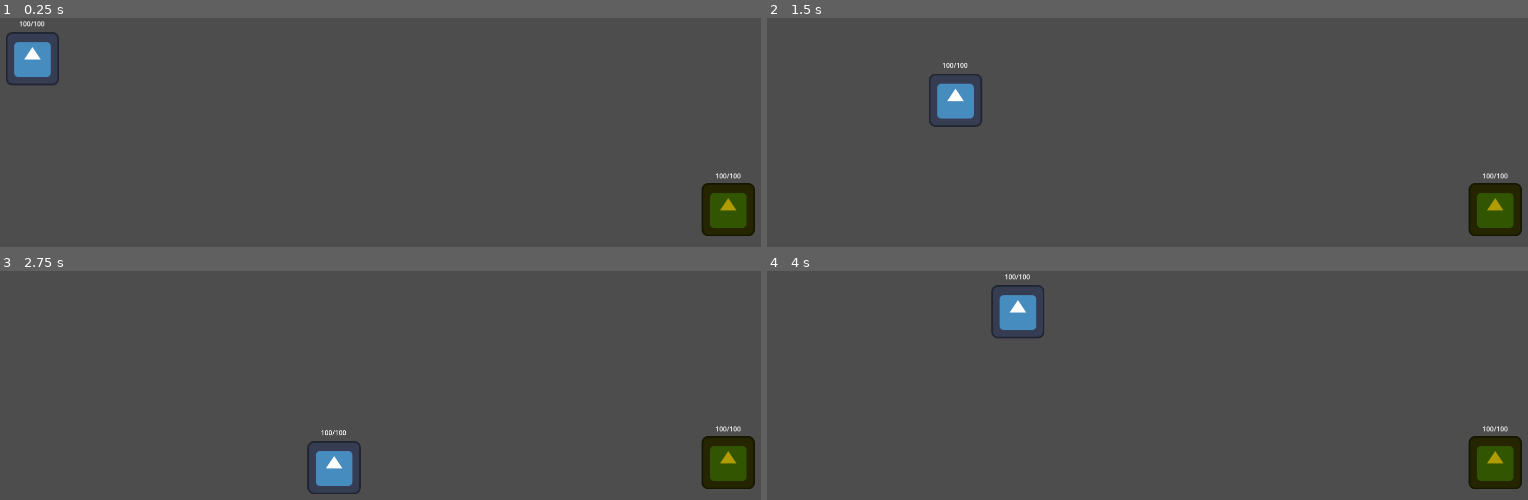
Above: before the commit, frames 1-4 (two rows, left to right).
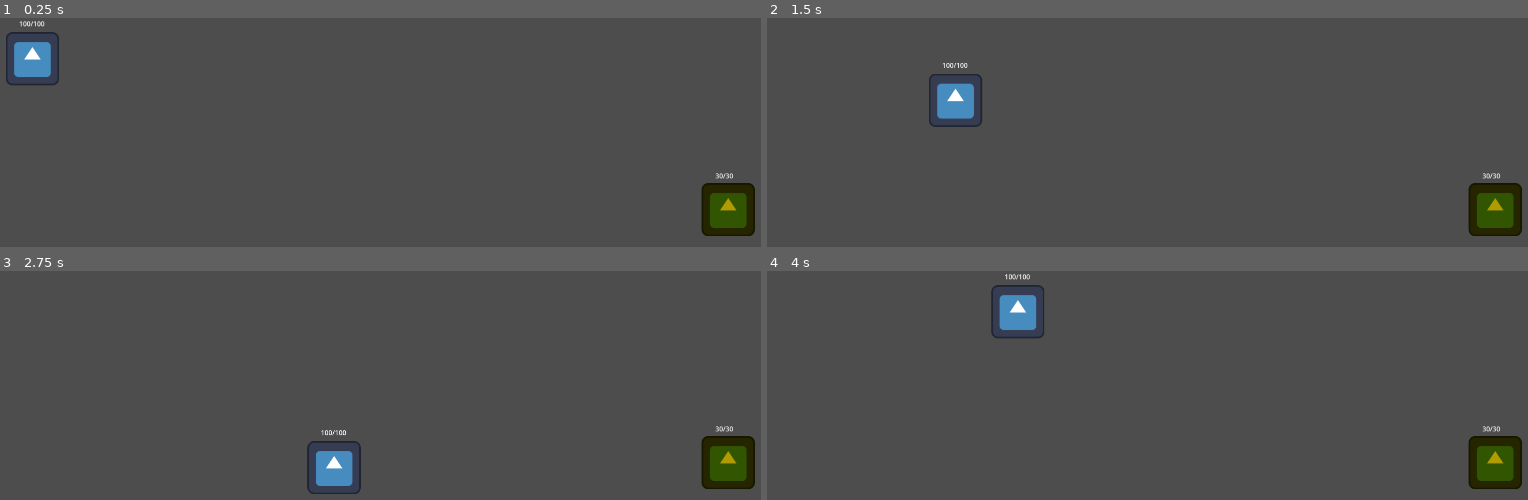
Above: after the commit, the same moments.

Repository: HunterGooD/-godot_game_components
Game: Godot game, scene res://src/scenes/main.tscn
Same seed, same stepped clock (60 frames per second), same inputs: the game is played once before the commit and once after it. The engine's default icon, where the game draws it, is replaced by a stand-in: a white triangle on a blue panel in a dark square.
Inputs (mouse positions are in pixels of both pictures, inside the frame that each line leads up to):
- Up to frame 1 (0.25 s): no input
- Up to frame 2 (1.5 s): tap Enter at 0.5 s; move the mouse to (1337, 219) at 0.52 s; press the mouse at (1337, 219) at 0.53 s; hold D (move_right) 0.53-1.28 s; move the mouse to (outside the picture) at 1.27 s; release the mouse at (outside the picture) at 1.28 s; hold S (move_down) from 1.28 s (still down); click (outside the picture) at 1.35 s
- Up to frame 3 (2.75 s): move the mouse to (471, 396) at 2.02 s; release S (move_down) at 2.03 s; hold D (move_right) from 2.03 s (still down); hold Space (dash) from 2.03 s (still down); click (471, 396) at 2.3 s
- Up to frame 4 (4 s): move the mouse to (outside the picture) at 2.77 s; release D (move_right) at 2.78 s; release Space (dash) at 2.78 s; hold W (move_up) 2.78-3.53 s; click (outside the picture) at 2.85 s; move the mouse to (outside the picture) at 3.52 s; press the mouse at (outside the picture) at 3.53 s; hold A (move_left) from 3.53 s (still down)

The runs differ from the first frame. In frame 1, less than 0.1% of the frame differs, in the area x 94-98%, y 67-71%; in frame 2, less than 0.1%; in frame 3, less than 0.1%; in frame 4, less than 0.1%.

Commit message:
feature: enemy, player died events and restart game (#40)
* feature: enemy, player died events and restart game

* fix: lint fixes, added win screen

* fix: max hp player

* fix: bugfix and type actor kind added

* fix: died event have a killer node

* fix: gdformat run

Diff:
--- a/project.godot
+++ b/project.godot
@@ -14,6 +14,11 @@
 run/main_scene="uid://cbgfqwdg421av"
 config/features=PackedStringArray("4.6", "Forward Plus")
 config/icon="res://icon.svg"
+
+[autoload]
+
+GameEvents="*uid://3edfp1cjmkrr"
+GameManager="*uid://6hpiptaositi"
 
 [display]
 
--- a/src/components/action_component.gd
+++ b/src/components/action_component.gd
@@ -6,4 +6,5 @@
 
 signal attack_action
 signal attack_finished
+signal attack_cancelled
 signal attack_ready
--- a/src/components/combat_component.gd
+++ b/src/components/combat_component.gd
@@ -23,10 +23,10 @@
 		push_warning("_on_attack_action() weapon component is null for combat component")
 		return
 
-	print("attack!!!!!!!!!!!!!")
 	if not weapon_component.try_attack():
-		print("attack finished!!!!!!!!!!!!!")
-		action_component.attack_finished.emit()
+		print("attack ignored: weapon not ready")
+		action_component.attack_cancelled.emit()
+		return
 
 
 func _on_attack_finished():
--- a/src/components/enemy_ai_component.gd
+++ b/src/components/enemy_ai_component.gd
@@ -34,6 +34,7 @@
 
 	action_component.attack_finished.connect(_on_attack_finished)
 	action_component.attack_ready.connect(_on_attack_ready)
+	action_component.attack_cancelled.connect(_on_attack_cancelled)
 
 
 func get_vector() -> Vector2:
@@ -52,6 +53,12 @@
 
 
 func change_state(next_state: ActorState.BaseState) -> void:
+	print(
+		"change states ",
+		ActorState.BaseState.keys()[state],
+		ActorState.BaseState.keys()[next_state]
+	)
+
 	if state == next_state:
 		return
 
@@ -72,7 +79,12 @@
 			return
 
 	var previous_state := state
-	print("asdasdasd")
+	print(
+		"change states ",
+		ActorState.BaseState.keys()[state],
+		" -> ",
+		ActorState.BaseState.keys()[next_state]
+	)
 	_exit_state(previous_state)
 	state = next_state
 	_enter_state(next_state)
@@ -121,7 +133,16 @@
 
 
 func _on_lose_body_exited(body: Node2D) -> void:
-	print("exited", body)
+	print(
+		"exited",
+		body,
+		" TARGET ",
+		target,
+		" iis attack range ",
+		target_in_attack_range,
+		" state ",
+		ActorState.BaseState.keys()[state]
+	)
 	if body != target:
 		return
 
@@ -166,6 +187,15 @@
 		return
 
 	change_state(ActorState.BaseState.IDLE)
+
+
+func _on_attack_cancelled() -> void:
+	is_attacking = false
+
+	if target_in_attack_range:
+		change_state(ActorState.BaseState.IDLE)
+		return
+	change_state(ActorState.BaseState.RUN)
 
 
 func _on_attack_ready() -> void:
--- a/src/components/health_component.gd
+++ b/src/components/health_component.gd
@@ -2,13 +2,14 @@
 extends Node
 
 signal hp_change(hp: float, max_hp: float)
-signal dead
+signal dead(damage_payload: DamageInstance)
 
 @export var main_stats: StatsComponent
 
 var max_hp: float = 0.0
 var current_hp: float = 0.0
 var is_dead: bool = false
+var history_damage_taken: Array[DamageInstance] = []
 
 
 func _ready() -> void:
@@ -36,9 +37,11 @@
 	print("final damage ", damage)
 	hp_change.emit(current_hp, max_hp)
 
+	history_damage_taken.append(damage_payload)
+
 	if current_hp <= 0.0:
 		is_dead = true
-		dead.emit()
+		dead.emit(damage_payload)
 
 
 func _apply_armor(amount: float) -> float:
@@ -57,6 +60,8 @@
 
 func _on_stats_changed():
 	var new_max_hp: float = main_stats.get_max_health()
+	print("new max hp ", new_max_hp, " current hp ", max_hp)
 	if max_hp != new_max_hp:
+		current_hp = clampf(current_hp + (new_max_hp - max_hp), 0.0, new_max_hp)
 		max_hp = new_max_hp
-		current_hp += new_max_hp - max_hp
+		hp_change.emit(current_hp, max_hp)
--- /dev/null
+++ b/src/components/reward_component.gd
@@ -0,0 +1,21 @@
+class_name RewardComponent
+extends Node
+
+@export var main_stats: StatsComponent
+
+
+func _ready() -> void:
+	GameEvents.enemy_died.connect(_on_enemy_died_event)
+
+
+func _on_enemy_died_event(event: ActorDeathEvent) -> void:
+	if main_stats == null:
+		push_warning("main stats component in reward components is null")
+		return
+
+	if event.stats_modif == null:
+		print("event stats modifier is null")
+		return
+
+	print("stats up reward")
+	main_stats.add_modifier(event.stats_modif)
--- a/src/components/stats_component.gd
+++ b/src/components/stats_component.gd
@@ -20,6 +20,7 @@
 	if idx != -1:
 		modifiers.remove_at(idx)
 		stats_changed.emit()
+
 
 func get_stat(stat_id: StatEnums.StatType) -> float:
 	var value := _get_base_value(stat_id)
--- a/src/enemy/base/resource/base_enemy.tres
+++ b/src/enemy/base/resource/base_enemy.tres
@@ -4,6 +4,7 @@
 
 [resource]
 script = ExtResource("1_42y4p")
+max_health = 30.0
 move_speed = 250.0
 damage = 5.0
 dash_charges = 0
--- a/src/enemy/base/scenes/base_enemy.tscn
+++ b/src/enemy/base/scenes/base_enemy.tscn
@@ -67,7 +67,6 @@
 offset_top = -93.0
 offset_right = 31.0
 offset_bottom = -70.0
-text = "100/100"
 metadata/_edit_use_anchors_ = true
 
 [node name="Components" type="Node" parent="." unique_id=346621646]
--- a/src/enemy/base/scripts/base_enemy.gd
+++ b/src/enemy/base/scripts/base_enemy.gd
@@ -15,6 +15,8 @@
 		return
 
 	healt_component.hp_change.connect(set_text)
+	healt_component.dead.connect(_on_died_signal)
+	set_text(healt_component.current_hp, healt_component.max_hp)
 
 
 func set_text(current_hp: float, max_hp: float) -> void:
@@ -23,3 +25,24 @@
 		return
 
 	label.text = str(int(current_hp), "/", int(max_hp))
+
+
+func _on_died_signal(damage_payload: DamageInstance) -> void:
+	set_process(false)
+	var event: ActorDeathEvent = ActorDeathEvent.new()
+	event.actor = self
+	event.actor_kind = &"enemy"
+	event.killer = damage_payload.source
+	event.position = position
+	event.xp = 10
+	event.stats_modif = StatModifierInstance.new(
+		StatEnums.StatType.MAX_HEALTH,
+		StatEnums.Mode.FLAT,
+		10.0,
+		&"max_hp_for_kill",
+		[&"kill", &"enemy", &"flat_hp"]
+	)
+
+	print("enemy died from ", damage_payload.source)
+	GameEvents.enemy_died.emit(event)
+	queue_free()
--- /dev/null
+++ b/src/enemy/base/scripts/main.gd
@@ -0,0 +1,28 @@
+extends Node2D
+
+@export var rect: ColorRect
+@export var label: Label
+
+var win_text: StringName = &"You win"
+var failed_text: StringName = &"Game Over"
+
+
+# Called when the node enters the scene tree for the first time.
+func _ready() -> void:
+	GameEvents.player_died.connect(_on_player_death)
+	GameEvents.enemy_died.connect(_on_enemy_died)
+
+
+func _on_player_death(_event: ActorDeathEvent) -> void:
+	label.text = failed_text
+	rect.visible = true
+
+
+func _on_enemy_died(_event: ActorDeathEvent) -> void:
+	label.text = win_text
+	GameEvents.run_victory.emit()
+	rect.visible = true
+
+
+func _on_button_pressed() -> void:
+	GameManager.restart_run()
--- /dev/null
+++ b/src/entity/actor_death_event.gd
@@ -0,0 +1,11 @@
+class_name ActorDeathEvent
+extends RefCounted
+
+var actor: Node
+var killer: Node
+var position: Vector2
+var actor_kind: StringName
+var xp: int = 0
+var tags: Array[StringName] = []
+var recycle := true
+var stats_modif: StatModifierInstance
--- a/src/player/base/scenes/player.tscn
+++ b/src/player/base/scenes/player.tscn
@@ -14,6 +14,7 @@
 [ext_resource type="Script" uid="uid://c4elrlirrsy0c" path="res://src/components/action_component.gd" id="9_k80la"]
 [ext_resource type="Script" uid="uid://cg5f1alah2yup" path="res://src/components/hit_box_component.gd" id="10_qyjrk"]
 [ext_resource type="Script" uid="uid://dxouiqqvauj5" path="res://src/components/direction_component.gd" id="11_5j6mq"]
+[ext_resource type="Script" uid="uid://d3edg0nruhurm" path="res://src/components/reward_component.gd" id="12_6qwt8"]
 
 [sub_resource type="RectangleShape2D" id="RectangleShape2D_svyy7"]
 size = Vector2(115, 115)
@@ -79,6 +80,10 @@
 hurt_box = NodePath("../../HurtBoxComponent")
 action_component = NodePath("../ActionComponent")
 
+[node name="RewardComponent" type="Node" parent="Components" unique_id=359244830 node_paths=PackedStringArray("main_stats")]
+script = ExtResource("12_6qwt8")
+main_stats = NodePath("../StatsComponent")
+
 [node name="Icon" type="Sprite2D" parent="." unique_id=1651332600]
 texture = ExtResource("6_svyy7")
 
--- a/src/player/base/scripts/player.gd
+++ b/src/player/base/scripts/player.gd
@@ -10,6 +10,8 @@
 		return
 
 	healt_component.hp_change.connect(set_text)
+	set_text(healt_component.current_hp, healt_component.max_hp)
+	healt_component.dead.connect(_on_died_signal)
 
 
 func set_text(current_hp: float, max_hp: float) -> void:
@@ -22,3 +24,16 @@
 		return
 
 	label.text = str(int(current_hp), "/", int(max_hp))
+
+
+func _on_died_signal(damage_payload: DamageInstance) -> void:
+	set_process(false)
+	var event: ActorDeathEvent = ActorDeathEvent.new()
+	event.actor = self
+	event.actor_kind = &"player"
+	event.killer = damage_payload.source
+	event.position = position
+	event.xp = 10
+
+	GameEvents.player_died.emit(event)
+	queue_free()
--- a/src/scenes/main.tscn
+++ b/src/scenes/main.tscn
@@ -1,12 +1,49 @@
 [gd_scene format=3 uid="uid://cbgfqwdg421av"]
 
+[ext_resource type="Script" uid="uid://f7u7smexlhty" path="res://src/enemy/base/scripts/main.gd" id="1_32aa5"]
 [ext_resource type="PackedScene" uid="uid://c7evpgqq0f7fi" path="res://src/player/base/scenes/player.tscn" id="1_kkvs4"]
 [ext_resource type="PackedScene" uid="uid://1hn5nwslbvid" path="res://src/enemy/base/scenes/base_enemy.tscn" id="2_rr2wm"]
 
-[node name="Main" type="Node2D" unique_id=627861377]
+[node name="Main" type="Node2D" unique_id=627861377 node_paths=PackedStringArray("rect", "label")]
+script = ExtResource("1_32aa5")
+rect = NodePath("Node/ColorRect")
+label = NodePath("Node/ColorRect/VBoxContainer/Label")
 
 [node name="Player" parent="." unique_id=1922562164 instance=ExtResource("1_kkvs4")]
 position = Vector2(90, 98)
 
 [node name="BaseEnemy" parent="." unique_id=1084096259 instance=ExtResource("2_rr2wm")]
 position = Vector2(1762, 461)
+
+[node name="Node" type="Node" parent="." unique_id=1555415963]
+process_mode = 2
+
+[node name="ColorRect" type="ColorRect" parent="Node" unique_id=1726604372]
+visible = false
+offset_right = 1917.0
+offset_bottom = 1082.0
+color = Color(0, 0, 0, 0.42745098)
+
+[node name="VBoxContainer" type="VBoxContainer" parent="Node/ColorRect" unique_id=1710893138]
+layout_mode = 0
+offset_right = 1928.0
+offset_bottom = 1081.0
+alignment = 1
+
+[node name="Label" type="Label" parent="Node/ColorRect/VBoxContainer" unique_id=1607824895]
+layout_mode = 2
+theme_override_font_sizes/font_size = 128
+text = "GAME OVER"
+horizontal_alignment = 1
+vertical_alignment = 1
+
+[node name="BoxContainer" type="BoxContainer" parent="Node/ColorRect/VBoxContainer" unique_id=1828148902]
+layout_mode = 2
+alignment = 1
+
+[node name="Button" type="Button" parent="Node/ColorRect/VBoxContainer/BoxContainer" unique_id=1087179699]
+layout_mode = 2
+theme_override_font_sizes/font_size = 98
+text = "Restart"
+
+[connection signal="pressed" from="Node/ColorRect/VBoxContainer/BoxContainer/Button" to="." method="_on_button_pressed"]
--- /dev/null
+++ b/src/scripts/global/game_events.gd
@@ -0,0 +1,15 @@
+extends Node
+
+# Глобальная шина событий
+
+# IN GAME
+signal enemy_died(event: ActorDeathEvent)
+signal player_died(event: ActorDeathEvent)
+signal level_up
+
+# GLOBAL states
+signal run_started
+signal run_paused
+signal run_resumed
+signal run_failed
+signal run_victory
--- /dev/null
+++ b/src/scripts/global/game_manager.gd
@@ -0,0 +1,81 @@
+extends Node
+
+enum RunState {
+	NOT_STARTED,
+	RUNNING,
+	PAUSED,
+	LEVEL_UP_SELECT,
+	DEFEAT,
+	VICTORY,
+}
+
+var state: RunState = RunState.NOT_STARTED
+
+
+func _ready() -> void:
+	GameEvents.player_died.connect(_on_player_died)
+	GameEvents.run_victory.connect(_on_run_victory)
+	GameEvents.level_up.connect(_on_level_up)
+	start_run()
+
+
+func start_run() -> void:
+	if state == RunState.RUNNING:
+		return
+
+	state = RunState.RUNNING
+	get_tree().paused = false
+
+
+func pause_run() -> void:
+	if state != RunState.RUNNING:
+		return
+
+	state = RunState.PAUSED
+	get_tree().paused = true
+
+
+func resume_run() -> void:
+	if state != RunState.PAUSED and state != RunState.LEVEL_UP_SELECT:
+		return
+
+	state = RunState.RUNNING
+	get_tree().paused = false
+
+
+func fail_run() -> void:
+	if state == RunState.DEFEAT:
+		return
+
+	state = RunState.DEFEAT
+	get_tree().paused = true
+
+
+func victory_run() -> void:
+	if state == RunState.VICTORY:
+		return
+
+	state = RunState.VICTORY
+	get_tree().paused = true
+
+
+func restart_run() -> void:
+	get_tree().paused = false
+	state = RunState.RUNNING
+	get_tree().reload_current_scene()
+
+
+func _on_player_died(_event: ActorDeathEvent) -> void:
+	fail_run()
+
+
+func _on_run_victory() -> void:
+	victory_run()
+
+
+func _on_level_up() -> void:
+	if state != RunState.RUNNING:
+		return
+
+	state = RunState.LEVEL_UP_SELECT
+	get_tree().paused = true
Not shown, changed: export_presets.cfg
Not shown, added: src/components/reward_component.gd.uid
Not shown, added: src/enemy/base/scripts/main.gd.uid
Not shown, added: src/entity/actor_death_event.gd.uid
Not shown, added: src/scripts/global/game_events.gd.uid
Not shown, added: src/scripts/global/game_manager.gd.uid
